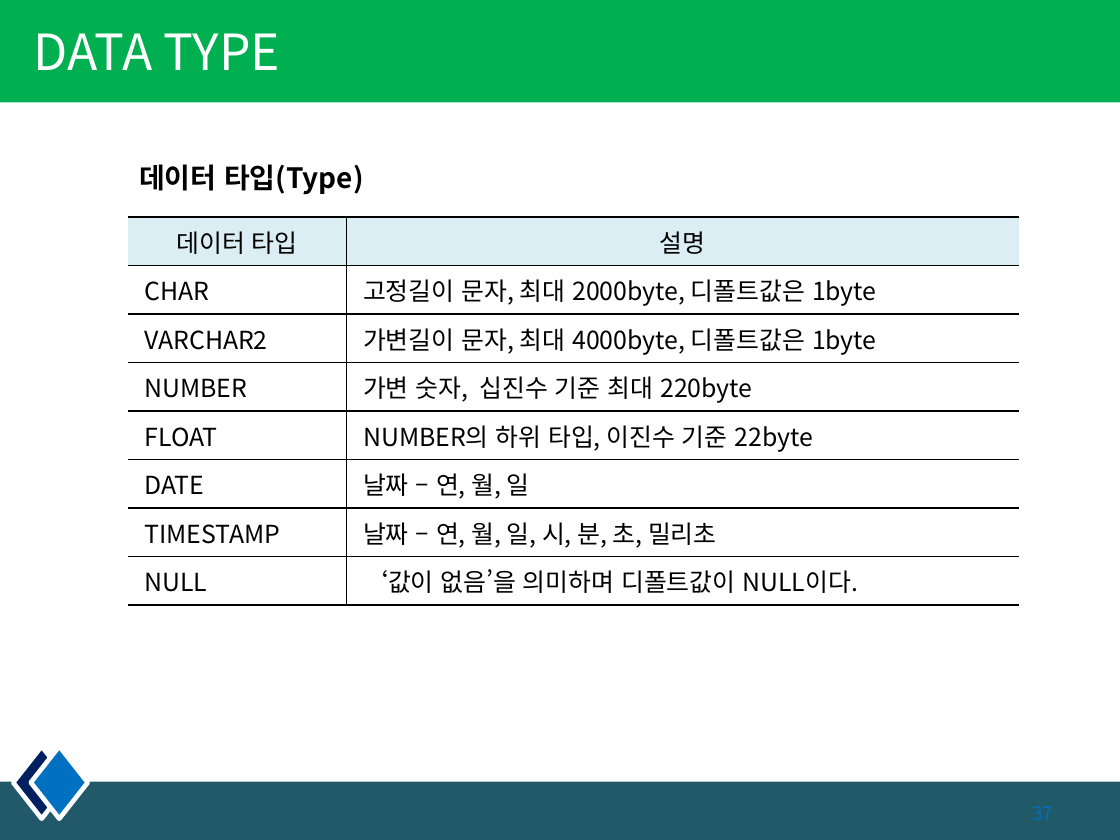
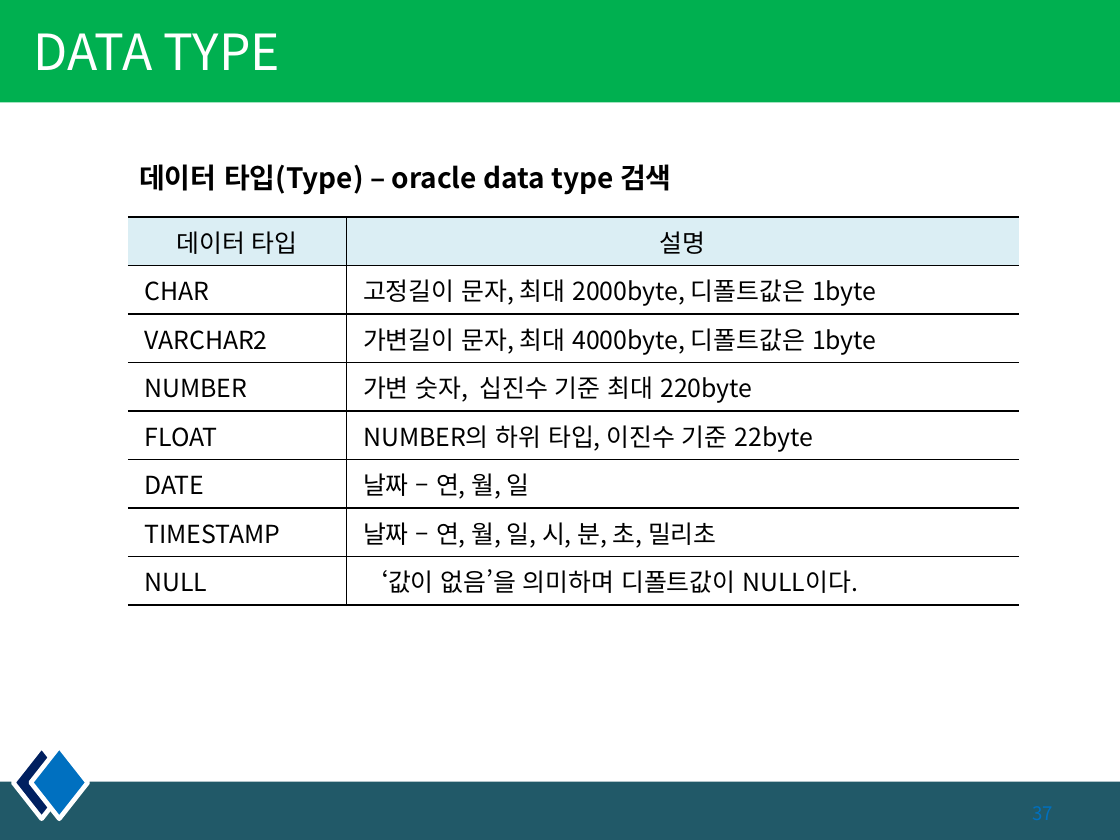
Before and after one commit to kiyongee2/dbworks, a slide deck: slide 37 of DB_PPT/1장. 오라클 DB 환경설정 및 구성 객체.pptx. Drawn at 1120x840 pixels with LibreOffice and Linux fonts; fonts in the diff are those of the drawing. Boxes give left, top, right and bottom in pixels: in the first picture for what was removed or moved away, otherwise in the second. Text is boxed around its words. In the diff, an @@ line names an element or a change of style, - is before the commit and + after.

```diff
--- a/DB_PPT/1장. 오라클 DB 환경설정 및 구성 객체.pptx
+++ b/DB_PPT/1장. 오라클 DB 환경설정 및 구성 객체.pptx
@@ text at bbox=[139, 164, 672, 195]: text changed @@
-데이터 타입(Type)
+데이터 타입(Type) – oracle data type 검색
```
Also in this commit, not shown: 4 other slides changed, 1 slide added, 1 slide removed, 4 other files.
